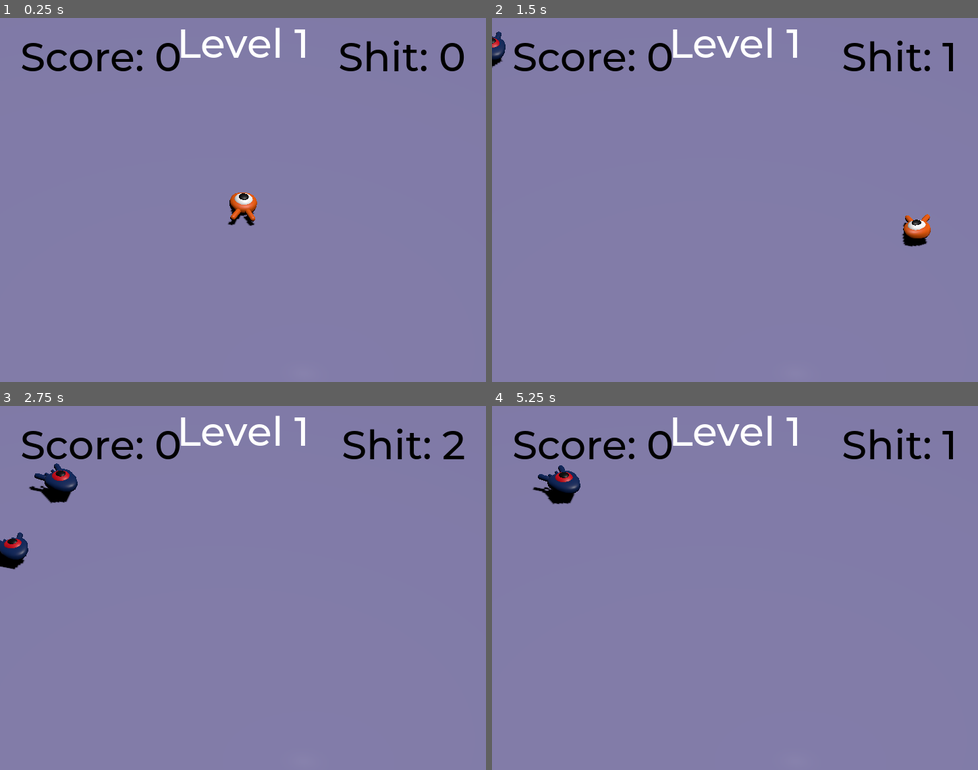
Above: before the commit, frames 1-4 (two rows, left to right).
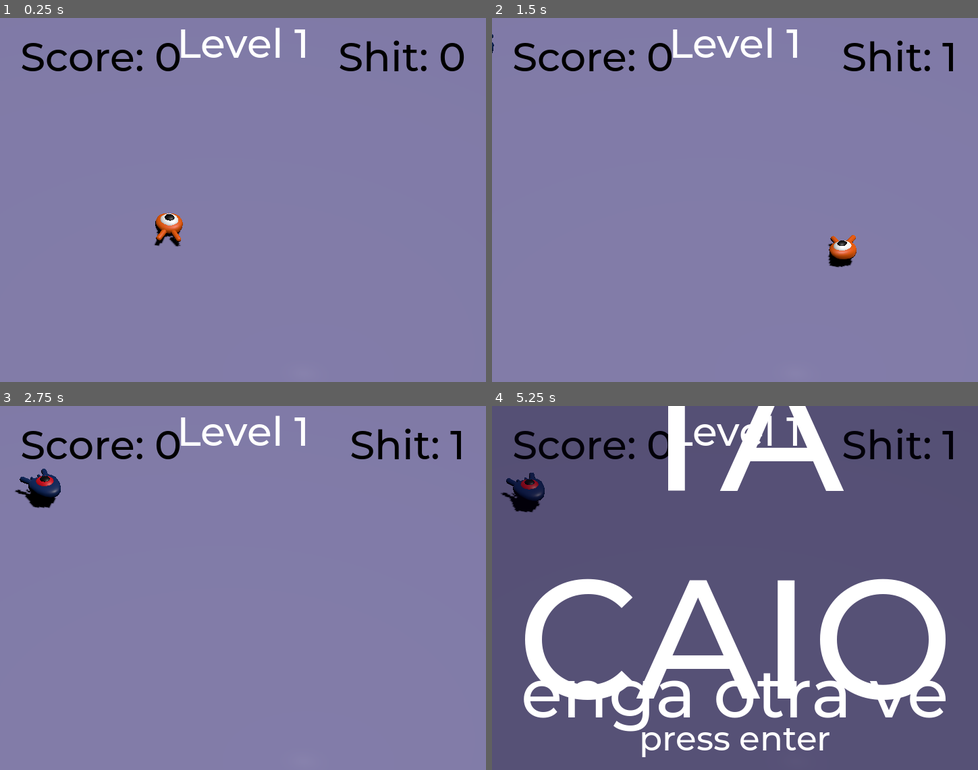
Above: after the commit, the same moments.

Repository: nilodude/squash_the_creeps_start_1.1.0
Game: Godot game, scene res://main.tscn
Same seed, same stepped clock (60 frames per second), same inputs: the game is played once before the commit and once after it.
Inputs:
- Up to frame 1 (0.25 s): no input
- Up to frame 2 (1.5 s): tap Enter (ui_accept) at 0.5, 1.35 s; hold D (move_right) 0.53-1.28 s; hold Enter (ui_accept) 0.53-1.28 s; tap Space (jump) at 0.77 s; hold S (move_back) from 1.28 s (still down)
- Up to frame 3 (2.75 s): tap Space (jump) at 1.52 s; release S (move_back) at 2.03 s; hold D (move_right) from 2.03 s (still down); hold Enter (ui_accept) from 2.03 s (still down)
- Up to frame 4 (5.25 s): release D (move_right) at 2.78 s; release Enter (ui_accept) at 2.78 s; hold W (move_forward) 2.78-3.53 s; tap Enter (ui_accept) at 2.85, 3.5, 4.35 s; tap Space (jump) at 3.02, 3.77, 4.52 s; hold Enter (ui_accept) 3.53-4.28 s; hold A (move_left) 3.53-5.03 s; hold S (move_back) from 5.03 s (still down); hold Enter (ui_accept) from 5.03 s (still down)

The runs differ from the first frame. In frame 1, 0.8% of the frame differs, in the area x 31-53%, y 47-63%; in frame 2, 1.0%; in frame 3, 2.2%; in frame 4, 98%, in the area x 0-100%, y 0-100%.

Commit message:
need to fix retry screen mistery

Diff:
--- a/main.gd
+++ b/main.gd
@@ -5,6 +5,17 @@
 var level = 1
 # Called when the node enters the scene tree for the first time.
 func _ready():
+#	$UserInterface/Start.show()
+	init_player()
+	new_game()
+
+func init_player():
+	$Player.position.x = -5.5
+	$Player.position.z = 2.5
+
+func new_game():
+	$UserInterface/Start.hide()
+	$MobTimer.start()
 	$UserInterface/ScoreLabel.reset()
 	$UserInterface/ShitLabel.reset()
 	$UserInterface/Retry.hide()
@@ -48,11 +59,12 @@
 	$MobTimer.stop()
 
 func nextLevel():
-	$MobTimer.start()
-	_ready()
+	new_game()
 
 func _unhandled_input(event):
 	if (event.is_action_pressed("ui_accept")):
+		if($UserInterface/Start.visible):
+			new_game()
 		if($UserInterface/Retry.visible):
 			get_tree().reload_current_scene()
 		if($UserInterface/LevelUp.visible):
--- a/main.tscn
+++ b/main.tscn
@@ -101,7 +101,6 @@
 transform = Transform3D(-4.37114e-08, 0, -1, 0, 1, 0, 1, 0, -4.37114e-08, -18.5062, 0, -23.6351)
 
 [node name="MobTimer" type="Timer" parent="."]
-autostart = true
 
 [node name="UserInterface" type="Control" parent="."]
 layout_mode = 3
@@ -111,6 +110,49 @@
 grow_horizontal = 2
 grow_vertical = 2
 theme = SubResource("Theme_dc7xb")
+
+[node name="Start" type="ColorRect" parent="UserInterface"]
+layout_mode = 1
+anchors_preset = 15
+anchor_right = 1.0
+anchor_bottom = 1.0
+grow_horizontal = 2
+grow_vertical = 2
+color = Color(0.0235294, 0, 0.0980392, 0.34902)
+
+[node name="StartLabel" type="Label" parent="UserInterface/Start"]
+layout_mode = 1
+anchors_preset = 14
+anchor_top = 0.5
+anchor_right = 1.0
+anchor_bottom = 0.5
+offset_top = 170.0
+offset_bottom = 235.0
+grow_horizontal = 2
+grow_vertical = 2
+theme_override_font_sizes/font_size = 50
+text = "press enter"
+horizontal_alignment = 1
+vertical_alignment = 1
+
+[node name="StartMessage" type="Label" parent="UserInterface/Start"]
+layout_mode = 1
+anchors_preset = 14
+anchor_top = 0.5
+anchor_right = 1.0
+anchor_bottom = 0.5
+offset_left = 1.0
+offset_top = -327.5
+offset_right = 1.0
+offset_bottom = 168.5
+grow_horizontal = 2
+grow_vertical = 2
+theme_override_font_sizes/font_size = 200
+text = "CLEAN DAT SHIT"
+horizontal_alignment = 1
+vertical_alignment = 1
+autowrap_mode = 2
+script = SubResource("GDScript_or86t")
 
 [node name="ScoreLabel" type="Label" parent="UserInterface"]
 layout_mode = 1
@@ -194,7 +236,7 @@
 grow_horizontal = 2
 grow_vertical = 2
 theme_override_font_sizes/font_size = 50
-text = "press enter to restart"
+text = "press enter"
 horizontal_alignment = 1
 vertical_alignment = 1
 
--- a/mob.tscn
+++ b/mob.tscn
@@ -48,7 +48,7 @@
 [node name="Pivot" type="Node3D" parent="."]
 
 [node name="Character" parent="Pivot" instance=ExtResource("1_v36lp")]
-transform = Transform3D(0.986042, 0.155175, -0.0603506, -0.154103, 0.987808, 0.022067, 0.0630391, -0.0124588, 0.997933, 0.165225, 0.462545, 0)
+transform = Transform3D(0.98508, 0.00697621, -0.171958, 0.0172826, 0.990117, 0.139173, 0.17123, -0.140068, 0.975224, 0, 0.35, 0)
 
 [node name="CollisionShape3D" type="CollisionShape3D" parent="."]
 transform = Transform3D(1, 0, 0, 0, 1, 0, 0, 0, 1, 0, 0.335872, 0)
--- a/music_player.tscn
+++ b/music_player.tscn
@@ -9,6 +9,7 @@
 
 [sub_resource type="AudioStreamRandomizer" id="AudioStreamRandomizer_8nx4p"]
 streams_count = 6
+playback_mode = 1
 random_pitch = 1.0
 random_volume_offset_db = 0.0
 stream_0/stream = ExtResource("1_upvv0")
Not shown, changed: .gitignore
Not shown, removed: export/platsa.console.exe
Not shown, changed: export/platsa.exe
Not shown, changed: export/platsa.zip
